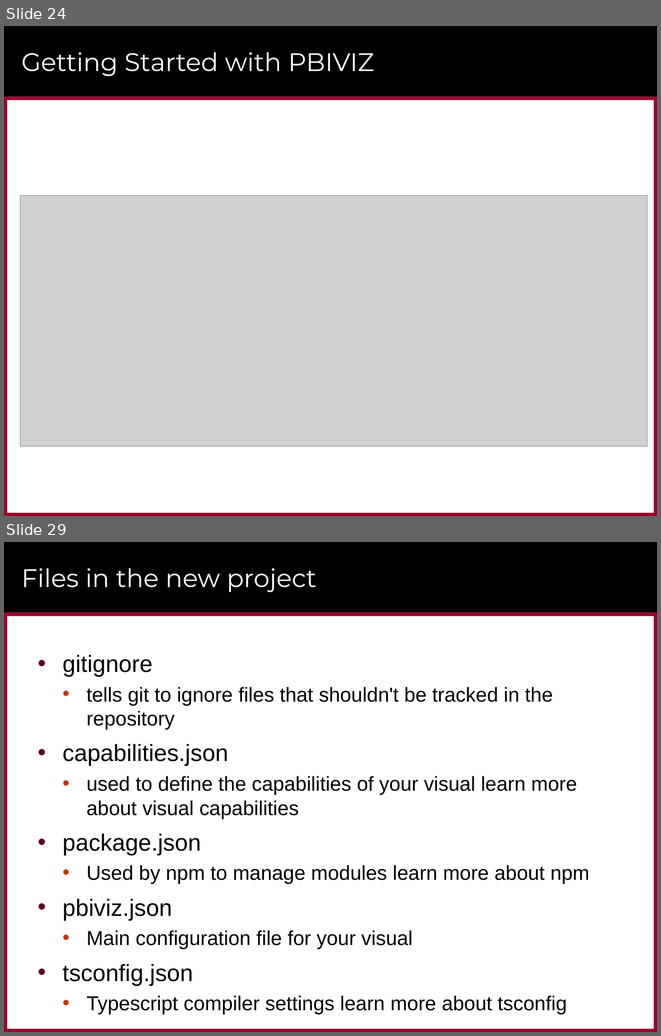
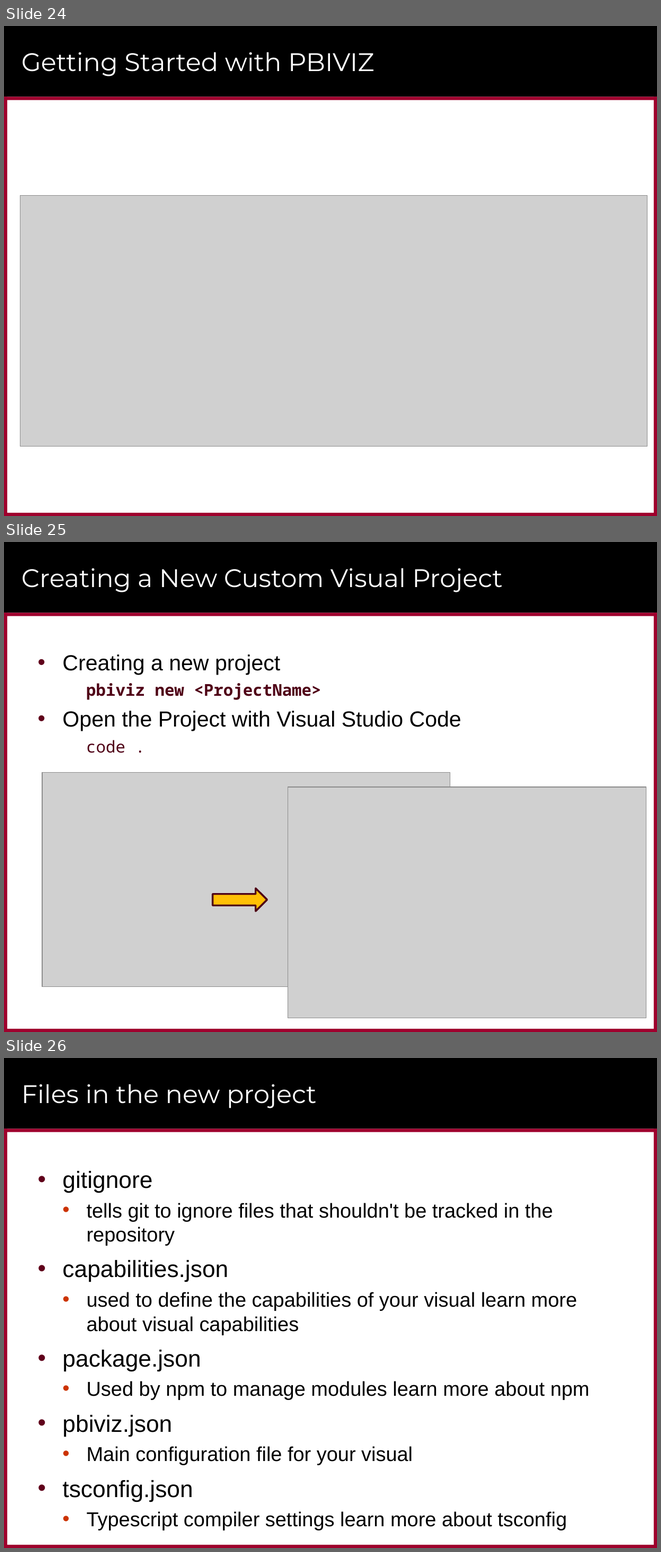
Before and after one commit to CriticalPathTraining/CustomVisualsForPowerBI, a slide deck: CustomVisualsForPowerBI.pptx. Shown one above the other, each under a label of ours: slides 24 and 29 before the commit, slides 24, 25 and 26 after it; the slides between them are not shown. The pictures are 661x1036 and 661x1552 pixels, drawn with LibreOffice and Linux fonts; fonts in the diff are those of the drawing; grey boxes stand for pictures; background and template pictures are left out. Boxes give left, top, right and bottom in pixels: in the first picture for what was removed or moved away, otherwise in the second. Text is boxed around its words. In the diff, an @@ line names an element or a change of style, - is before the commit and + after.

Commit message:
Updates with new projects

```diff
--- a/CustomVisualsForPowerBI.pptx
+++ b/CustomVisualsForPowerBI.pptx
@@ slide 25 added at (x1=4, y1=542, x2=657, y2=1032), background #FFFFFF; not listed: 6 template elements that a slide beside it also shows @@
@@ title added at (x1=21, y1=568, x2=502, y2=592), 28 pt, text #FFFFFF @@
+Creating a New Custom Visual Project
@@ text added at (x1=62, y1=654, x2=461, y2=753), 24 pt, text #000000 @@
+• Creating a new project
+    pbiviz new <ProjectName>
+• Open the Project with Visual Studio Code
+    code .
@@ picture added at (x1=42, y1=773, x2=450, y2=987) @@
@@ picture added at (x1=288, y1=787, x2=646, y2=1017) @@
@@ right arrow added at (x1=213, y1=888, x2=267, y2=911), fill #FFBF05, outline #500016 2 pt @@
@@ what was slide 29 is now slide 26 @@
```
Also in this commit, not shown: 2 slides changed, 2 other slides added, 51 other files.
